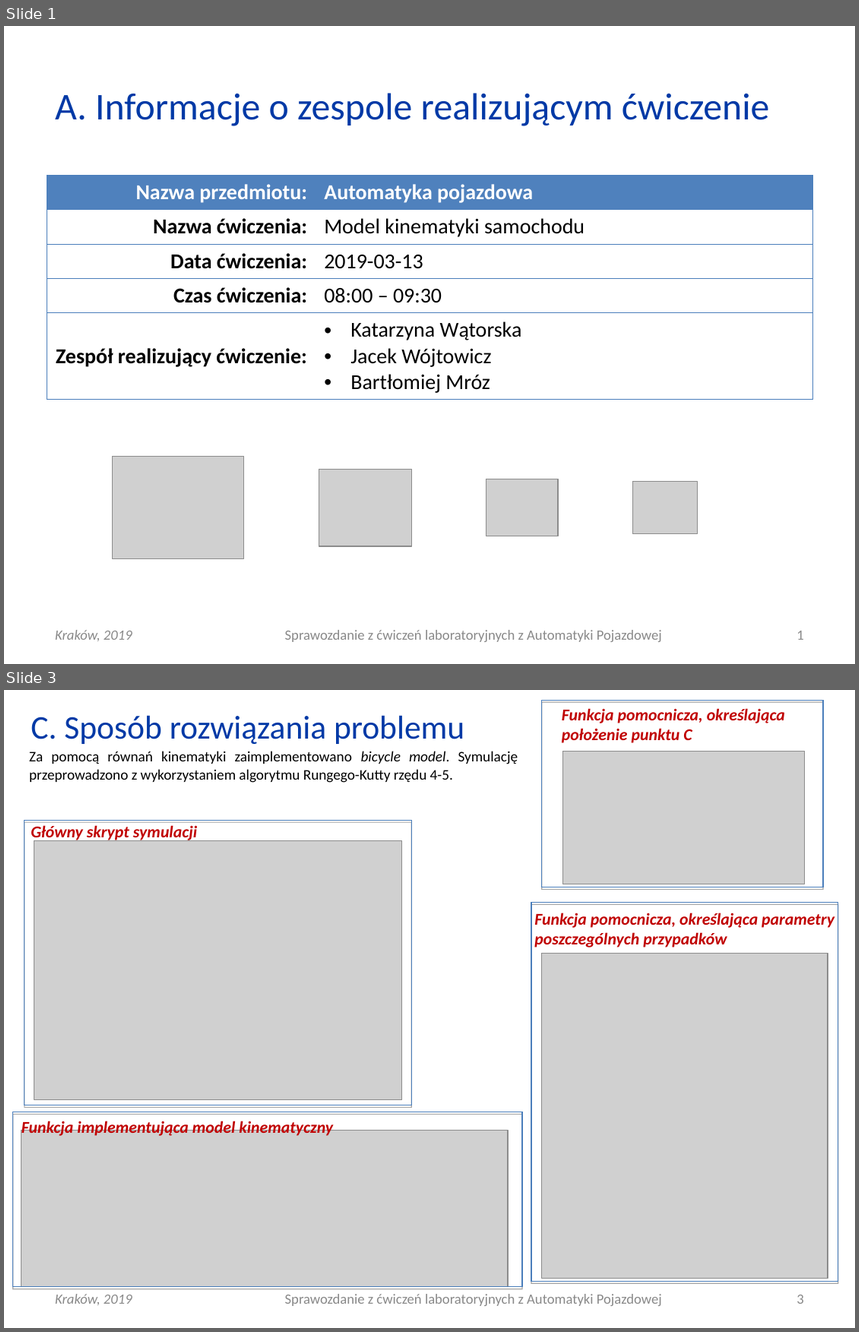
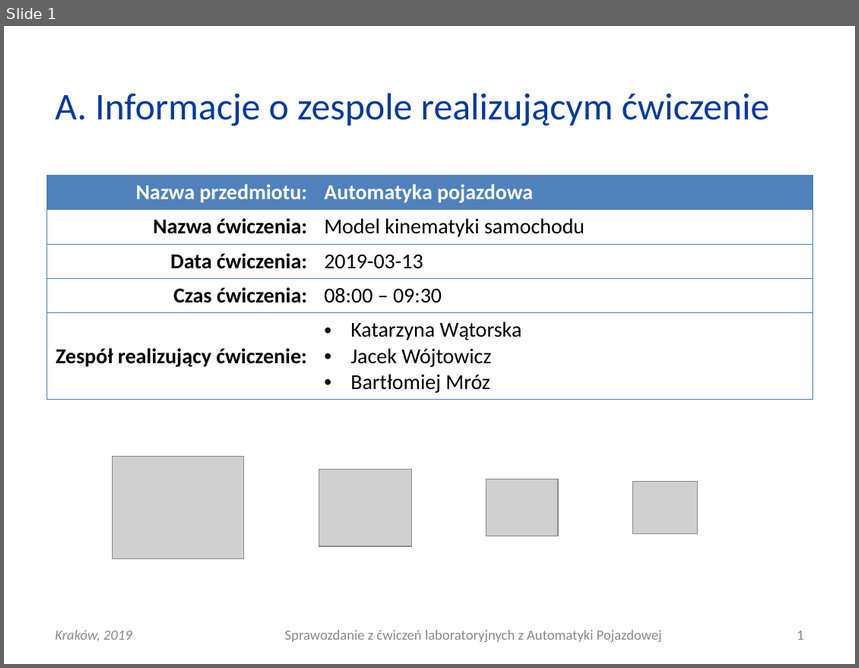
Before and after one commit to Katarzyna-W/AP, a slide deck: Lab3_dynamika/AP_L03_20190313_0800_G01.ppt. Shown one above the other, each under a label of ours: slides 1 and 3 before the commit, slide 1 after it; the slides between them are not shown. The pictures are 859x1332 and 859x668 pixels, drawn with LibreOffice and Linux fonts; fonts in the diff are those of the drawing; grey boxes stand for pictures. Boxes give left, top, right and bottom in pixels: in the first picture for what was removed or moved away, otherwise in the second. Text is boxed around its words. In the diff, an @@ line names an element or a change of style, - is before the commit and + after.

Commit message:
sprawko2 - opis problemu i rozwiązanie

```diff
--- a/Lab3_dynamika/AP_L03_20190313_0800_G01.ppt
+++ b/Lab3_dynamika/AP_L03_20190313_0800_G01.ppt
@@ slide 3 removed at (4, 690, 855, 1328), background #FFFFFF @@
@@ rectangle removed at (542, 700, 824, 888) @@
@@ text removed at (562, 708, 785, 743) @@
-Funkcja pomocnicza, określająca położenie punktu C
@@ title removed at (31, 715, 465, 744) @@
-C. Sposób rozwiązania problemu
@@ text removed at (29, 751, 519, 783) @@
-Za pomocą równań kinematyki zaimplementowano bicycle model. Symulację przeprowadzono z wykorzystaniem algorytmu Rungego-Kutty rzędu 4-5.
@@ picture removed at (563, 752, 805, 884) @@
@@ rectangle removed at (25, 820, 411, 1106) @@
@@ text removed at (31, 825, 197, 843) @@
-Główny skrypt symulacji
@@ picture removed at (34, 840, 401, 1100) @@
@@ rectangle removed at (531, 903, 839, 1283) @@
@@ text removed at (534, 913, 835, 948) @@
-Funkcja pomocnicza, określająca parametry poszczególnych przypadków
@@ picture removed at (542, 953, 828, 1278) @@
@@ rectangle removed at (13, 1113, 522, 1287) @@
@@ text removed at (21, 1119, 333, 1136) @@
-Funkcja implementująca model kinematyczny
@@ picture removed at (21, 1130, 508, 1287) @@
@@ text removed at (55, 1294, 132, 1306) @@
-Kraków, 2019
@@ text removed at (285, 1294, 662, 1306) @@
-Sprawozdanie z ćwiczeń laboratoryjnych z Automatyki Pojazdowej
@@ page number removed at (797, 1295, 804, 1304) @@
-3
```
Also in this commit, not shown: 3 slides changed, 1 slide added, 5 other files.
